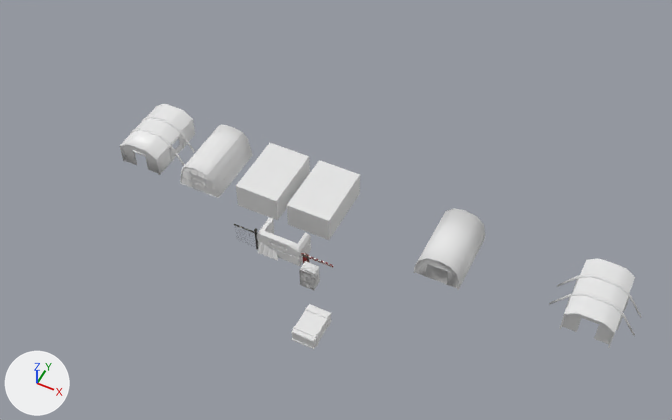
An edit to the Blender file Resources/Models/Blender Files/crate.blend, drawn before and after from the same camera.
The view is the same before and after, from a 50 mm lens placed at (13.6, -48.5, 61.0), pointed at (-9.7, -2.0, 2.9). The lights are fixed; the arrows at lower left show +X, +Y and +Z.

Names of what the first picture shows: 'Base_building', 'Check_point', 'Greenhouse', 'Greenhouse.001', 'Greenhouse.003', 'Greenhouse.004', 'Greenhouse.005', 'Lowpoly_Base', 'Lowpoly_top', 'Vending_m_high'.
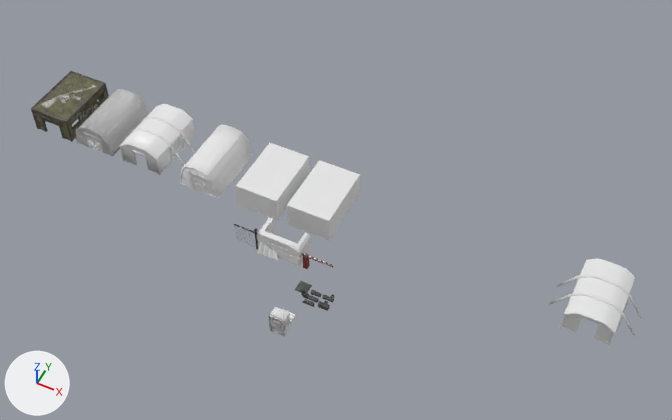
Changed parts and their boxes [x1, y1, x2, y2] in the pictures (672 x 420 px):
'Greenhouse.005', deleted
    before: [414, 208, 485, 290]
'Armory', added
    after: [31, 71, 109, 142]
'Hangar', added
    after: [76, 89, 149, 157]
'Vending_m_high', moved
    before: [299, 261, 320, 290]
    after: [269, 307, 290, 337]
'Lowpoly_top', mesh turned, moved
    before: [292, 304, 331, 342]
    after: [282, 309, 296, 322]
'Lowpoly_Base', moved
    before: [291, 307, 332, 349]
    after: [290, 315, 296, 325]
'Hangar_door', added
    after: [84, 134, 103, 152]
'Metal_sheet', added
    after: [295, 281, 312, 293]
'Pipe.002', added
    after: [301, 290, 319, 303]
'Metal.001', added
    after: [318, 301, 330, 311]
'Pipe.001', added
    after: [310, 289, 322, 297]
'Pipe.003', added
    after: [302, 299, 315, 307]
'Pipe', added
    after: [322, 295, 334, 303]
'Armory_Door', added
    after: [43, 118, 59, 126]

The change, as a list of edits to the scene's bpy script:
```text
Add mat_material_006:
    mat_material_006 = bpy.data.materials.new('Material.006')
    # uses the picture img_armory_defaultmaterial_basecolor_png
    # uses the picture img_armory_defaultmaterial_emissive_png
    # uses the picture img_armory_defaultmaterial_height_png
    # uses the picture img_armory_defaultmaterial_metallic_png
    # uses the picture img_armory_defaultmaterial_roughness_png
Change me_cube_020:
    where me_cube_020.from_pydata(...)  # 40 vertices, 42 faces; spans x -0.97..0.97, y -1.47..1.47, z 1.0..1.2
    me_cube_020 part 1: the whole mesh is turned -90 degrees about the z axis through the mesh origin and scaled by 0.4
Change ob_lowpoly_base:
    ob_lowpoly_base.location: (-6.89, -11.84, 0.0) -> (-9.17, -11.72, 0.0)
Change ob_lowpoly_top:
    ob_lowpoly_top.location: (-6.89, -11.84, 0.0) -> (-9.17, -11.72, 0.0)
Change ob_vending_m_high:
    ob_vending_m_high.location: (-9.17, -7.8, 0.0) -> (-9.17, -12.85, 0.0)
Remove ob_greenhouse_005:
    ob_greenhouse_005 = bpy.data.objects.new('Greenhouse.005', me_cube_028)
Add ob_armory_door:
    ob_armory_door = bpy.data.objects.new('Armory_Door', me_cube_035)  # a box spanning x -0.95..0.95, y -0.05..0.05, z -0.2..0.2
    ob_armory_door.location = (-38.9, -2.95, 1.7)
Add ob_armory:
    ob_armory = bpy.data.objects.new('Armory', me_cube_034)  # 284 vertices, 294 faces; spans x -2.05..2.05, y -3.05..3.05, z 0.0..2.55
    ob_armory.location = (-38.9, 0.0, 0.0)
Add ob_hangar_door:
    ob_hangar_door = bpy.data.objects.new('Hangar_door', me_cube_033)  # 6 vertices, 2 faces; spans x -0.9..0.9, y 0.0, z -1.7..0.0; in mat_material_005 (its picture is missing)
    ob_hangar_door.location = (-34.29, -2.9, 1.7)
Add ob_hangar:
    ob_hangar = bpy.data.objects.new('Hangar', me_cube_032)  # 80 vertices, 68 faces; spans x -2.0..2.0, y 0.0..2.7, z -3.0..3.0; in mat_material_005 (its picture is missing)
    ob_hangar.location = (-34.29, 0.0, 0.0)
    ob_hangar.rotation_euler = (1.571, 0.0, 0.0)  # degrees (90, 0, 0)
Add ob_gear:
    ob_gear = bpy.data.objects.new('Gear', me_cylinder_011)  # 60 vertices, 60 faces; spans x -0.153..0.163, y -0.166..0.166, z 0.0..0.115; in mat_material_002 (its picture is missing)
    ob_gear.location = (-6.89, -8.19, 0.0)
Add ob_pipe_003:
    ob_pipe_003 = bpy.data.objects.new('Pipe.003', me_cylinder_010)  # 36 vertices, 36 faces; spans x -0.514..0.5, y -0.18..0.18, z 0.0..0.36; in mat_material_002 (its picture is missing)
    ob_pipe_003.location = (-8.26, -9.7, 0.0)
Add ob_metal_sheet:
    ob_metal_sheet = bpy.data.objects.new('Metal_sheet', me_plane_001)  # 42 vertices, 20 faces; spans x -0.54..0.54, y -0.54..0.54, z 0.0..0.026; in mat_material_002 (its picture is missing)
    ob_metal_sheet.location = (-9.42, -8.44, 0.0)
Add ob_pipe_002:
    ob_pipe_002 = bpy.data.objects.new('Pipe.002', me_cylinder_009)  # 128 vertices, 136 faces; spans x -1.017..0.45, y -0.229..0.229, z -0.049..0.535; in mat_material_002 (its picture is missing)
    ob_pipe_002.location = (-8.16, -9.2, 0.0)
Add ob_pipe_001:
    ob_pipe_001 = bpy.data.objects.new('Pipe.001', me_cylinder_008)  # 48 vertices, 48 faces; spans x -0.393..0.45, y -0.216..0.216, z -0.036..0.396; in mat_material_002 (its picture is missing)
    ob_pipe_001.location = (-8.18, -8.64, 0.0)
Add ob_pipe:
    ob_pipe = bpy.data.objects.new('Pipe', me_cylinder_007)  # 32 vertices, 32 faces; spans x -0.45..0.45, y -0.18..0.18, z 0.0..0.36; in mat_material_002 (its picture is missing)
    ob_pipe.location = (-7.06, -8.62, 0.0)
Add ob_metal_001:
    ob_metal_001 = bpy.data.objects.new('Metal.001', me_cube_009)  # 24 vertices, 18 faces; spans x -0.45..0.45, y -0.18..0.18, z 0.0..0.36; in mat_material_002 (its picture is missing)
    ob_metal_001.location = (-7.06, -9.45, 0.0)
Add ob_screw_001:
    ob_screw_001 = bpy.data.objects.new('Screw.001', me_cylinder_006)  # 48 vertices, 48 faces; spans x -0.156..0.156, y -0.18..0.18, z 0.0..0.18; in mat_material_002 (its picture is missing)
    ob_screw_001.location = (-7.06, -9.04, 0.0)
```
